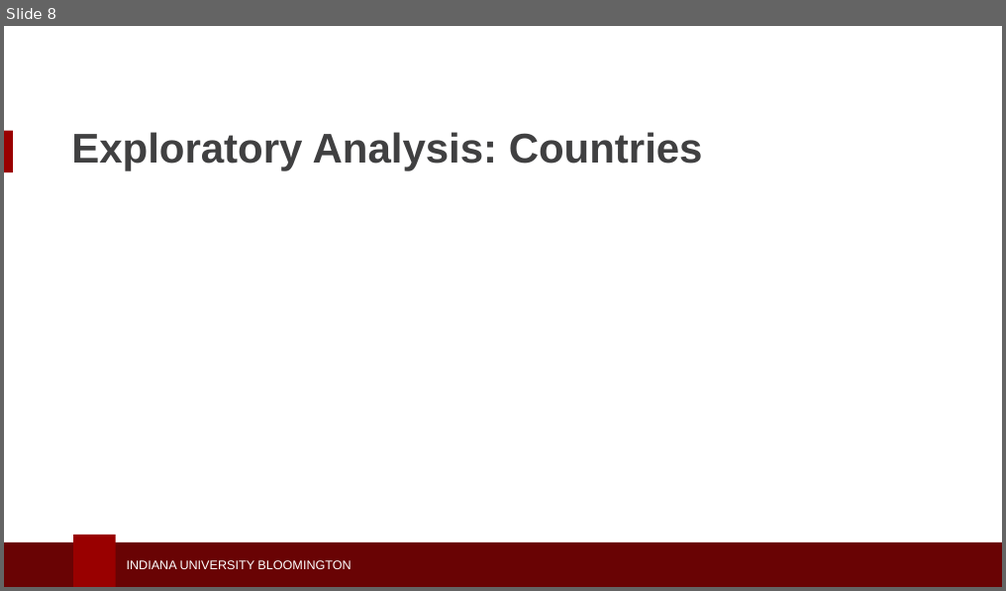
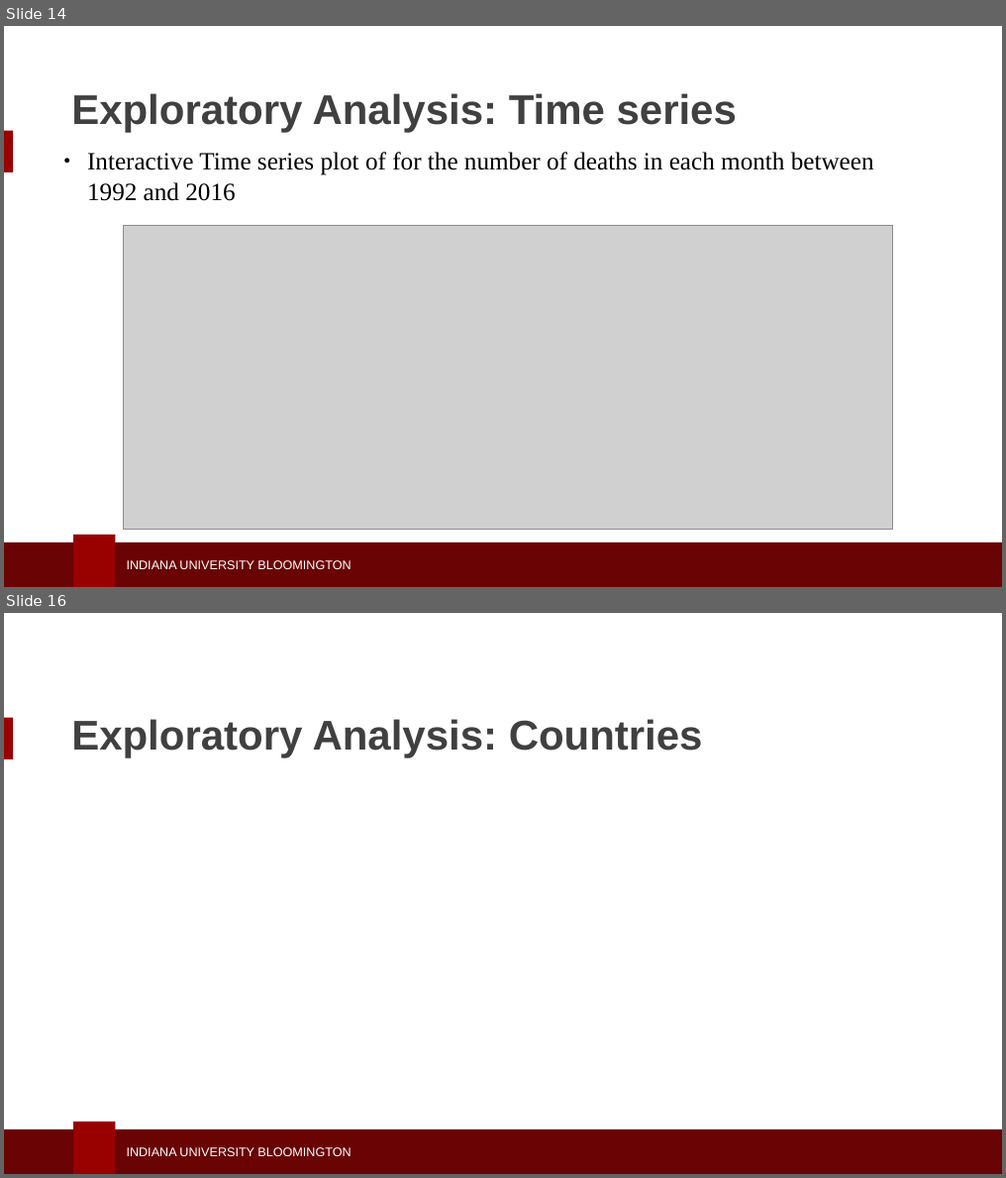
Before and after one commit to seashiva94/data_viz_project, a slide deck: dviz_ppt.pptx. Shown one above the other, each under a label of ours: slide 8 before the commit, slides 14 and 16 after it; the slides between them are not shown. The pictures are 1006x591 and 1006x1178 pixels, drawn with LibreOffice and Linux fonts; fonts in the diff are those of the drawing; grey boxes stand for pictures; background and template pictures are left out. Boxes give left, top, right and bottom in pixels: in the first picture for what was removed or moved away, otherwise in the second. Text is boxed around its words. In the diff, an @@ line names an element or a change of style, - is before the commit and + after.

```diff
--- a/dviz_ppt.pptx
+++ b/dviz_ppt.pptx
@@ slide 14 added at <box>4,26,1002,587</box>, background #FFFFFF; not listed: 4 template elements that a slide beside it also shows @@
@@ text added at <box>71,93,737,132</box>, 30 pt, text #404041, bold @@
+Exploratory Analysis: Time series
@@ text added at <box>87,152,874,201</box>, 18 pt, text #000000 @@
+● Interactive Time series plot of for the number of deaths in each month between 1992 and 2016
@@ picture added at <box>124,226,892,530</box> @@
@@ what was slide 8 is now slide 16 @@
```
Also in this commit, not shown: 1 slide changed, 13 other slides added, 5 slides removed, 2 other files.
